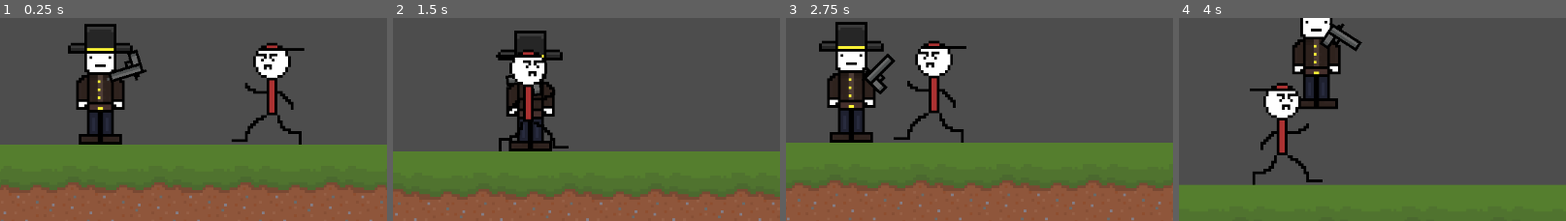
Above: before the commit, frames 1-4 (left to right).
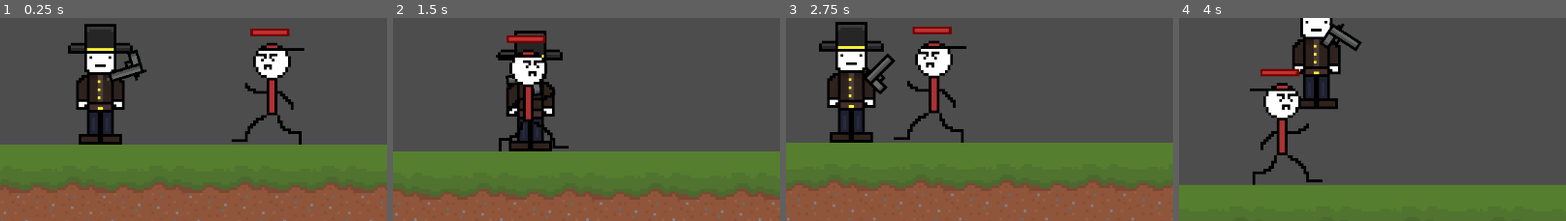
Above: after the commit, the same moments.

Repository: ForwardMeansGo/Shoot-To-Kill
Game: Godot game, scene res://Scenes/level_01.tscn
The game is run twice, just before and just after one commit, with the same random seed, the same clock (stepped at 60 frames per second) and the same inputs. Sound files missing from this copy of the repository are replaced by a short silence.
Inputs (mouse positions are % of the whole screen's width and height, from its top left):
- Up to frame 1 (0.25 s): no input
- Up to frame 2 (1.5 s): move the mouse to (72, 41) at 0.52 s; hold D (move_right) from 0.53 s (still down); click (72, 41) at 0.6 s; tap Space (jump) at 0.77 s; move the mouse to (30, 52) at 1.27 s; click (30, 52) at 1.35 s
- Up to frame 3 (2.75 s): tap Space (jump) at 1.52 s; move the mouse to (60, 23) at 2.02 s; release D (move_right) at 2.03 s; hold A (move_left) from 2.03 s (still down); click (60, 23) at 2.1 s
- Up to frame 4 (4 s): move the mouse to (45, 68) at 2.77 s; release A (move_left) at 2.78 s; hold D (move_right) from 2.78 s (still down); click (45, 68) at 2.85 s; tap Space (jump) at 3.02, 3.77 s; move the mouse to (80, 63) at 3.52 s; click (80, 63) at 3.6 s
The pictures show only the part of the screen within x 37-87%, y 31-81%; the shares and areas given below are measured in that part.

The runs differ from the first frame. In frame 1, 0.4% of the frame differs, in the area x 64-75%, y 5-10%; in frame 2, 0.4%; in frame 3, 0.4%; in frame 4, 0.3%.

Commit message:
Updating Health and Damage Values

Diff:
--- a/game/Scenes/enemy.tscn
+++ b/game/Scenes/enemy.tscn
@@ -1,7 +1,9 @@
-[gd_scene load_steps=4 format=3 uid="uid://b24ka108g6bnw"]
+[gd_scene load_steps=6 format=3 uid="uid://b24ka108g6bnw"]
 
 [ext_resource type="Script" uid="uid://duycd31rxckwt" path="res://Scripts/enemies/enemy.gd" id="1_hghv2"]
 [ext_resource type="Texture2D" uid="uid://d3sxprflqadv8" path="res://Assets/Sprites/Enemy/Demo Enemy.png" id="2_1f0kj"]
+[ext_resource type="Texture2D" uid="uid://dsfvqaytjsgf5" path="res://Assets/Sprites/Enemy/Healthbar1Empty.png" id="3_287tu"]
+[ext_resource type="Texture2D" uid="uid://carhoqcpgfk70" path="res://Assets/Sprites/Enemy/Healthbar1Progress.png" id="3_afpow"]
 
 [sub_resource type="RectangleShape2D" id="RectangleShape2D_1f0kj"]
 size = Vector2(16, 39)
@@ -18,3 +20,14 @@
 [node name="CollisionShape2D" type="CollisionShape2D" parent="."]
 position = Vector2(19, 20.5)
 shape = SubResource("RectangleShape2D_1f0kj")
+
+[node name="HealthBar" type="TextureProgressBar" parent="."]
+offset_left = 11.0
+offset_top = -8.0
+offset_right = 51.0
+offset_bottom = 32.0
+scale = Vector2(0.45189348, 0.39640105)
+step = 10.0
+value = 100.0
+texture_under = ExtResource("3_287tu")
+texture_progress = ExtResource("3_afpow")
--- a/game/Scripts/enemies/enemy.gd
+++ b/game/Scripts/enemies/enemy.gd
@@ -2,16 +2,18 @@
 
 @export var move_speed: float = 45.0
 @export var gravity: float = 1200.0
-@export var max_health: int = 10
+@export var max_health: int = 100
 @export var player: CharacterBody2D
 
 @onready var sprite: Sprite2D = $Sprite2D
+@onready var health_bar: TextureProgressBar = $HealthBar
 
 var current_health: int
 
 func _ready() -> void:
 	current_health = max_health
 	add_to_group("enemy") # so bullets can recognise this as an enemy
+	_update_health_bar()
 
 func _physics_process(delta: float) -> void:
 	# Gravity
@@ -37,6 +39,7 @@
 func take_damage(amount: int) -> void:
 	current_health -= amount
 	flash_hit()
+	_update_health_bar()
 
 	if current_health <= 0:
 		die()
@@ -47,6 +50,11 @@
 	await get_tree().create_timer(0.05).timeout
 	sprite.modulate = Color(1, 1, 1)
 
+func _update_health_bar() -> void:
+	if health_bar != null:
+		health_bar.max_value = max_health
+		health_bar.value = current_health
+
 func die() -> void:
 	# Later: play death animation, spawn particles, drop loot etc.
 	queue_free()
--- a/game/Scripts/weapons/bullet.gd
+++ b/game/Scripts/weapons/bullet.gd
@@ -3,7 +3,7 @@
 @export var speed: float = 500.0
 @export var direction: Vector2 = Vector2.ZERO
 @export var lifetime: float = 1.5
-@export var damage: int = 1
+@export var damage: int = 10
 
 func _physics_process(delta: float) -> void:
 	lifetime -= delta
Binary file added: game/Assets/Sprites/Enemy/Healthbar1Empty.png
Binary file added: game/Assets/Sprites/Enemy/Healthbar1Progress.png
